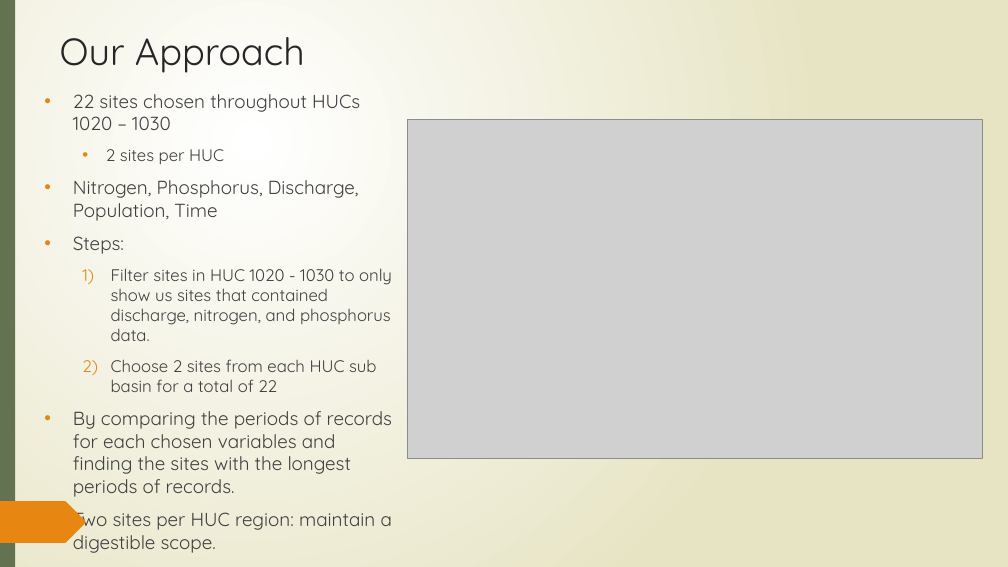
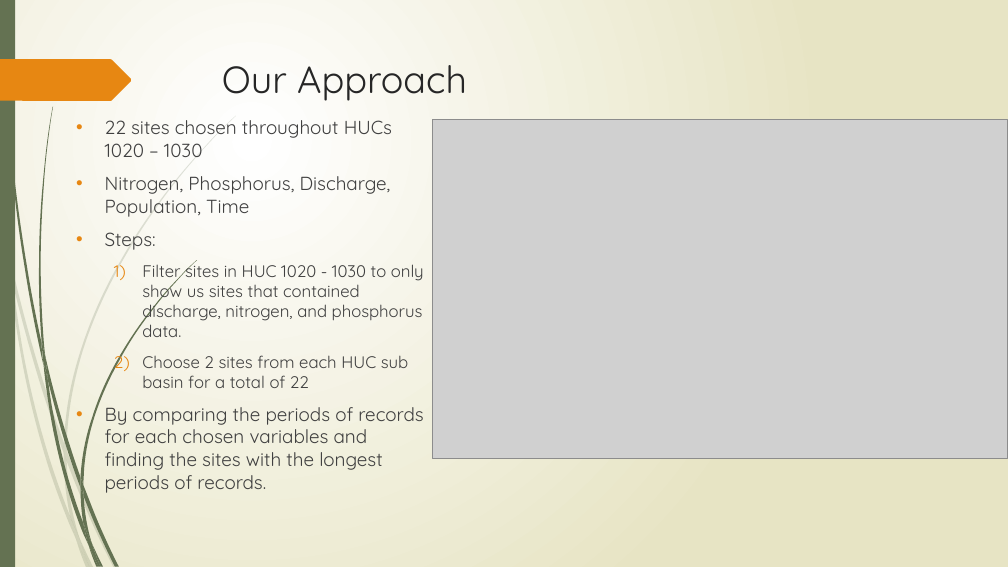
Before and after one commit to forkhala/Hydrologic_Data_Analysis_Final_Proj, a slide deck: slide 4 of TeamDocs/Examining the Hydrologic Properties of the Missouri River.pptx. Drawn at 1008x567 pixels with LibreOffice and Linux fonts; fonts in the diff are those of the drawing; grey boxes stand for pictures. Boxes give left, top, right and bottom in pixels: in the first picture for what was removed or moved away, otherwise in the second. Text is boxed around its words. In the diff, an @@ line names an element or a change of style, - is before the commit and + after.

```diff
--- a/TeamDocs/Examining the Hydrologic Properties of the Missouri River.pptx
+++ b/TeamDocs/Examining the Hydrologic Properties of the Missouri River.pptx
@@ rectangle removed at [0,0,1008,567] @@
@@ rectangle removed at [0,0,15,567] @@
@@ rectangle added at [0,0,15,567], fill #647252 @@
@@ text "Our Approach": place and size @@
-text "Our Approach" at [60,37,305,73]
+text "Our Approach" at [222,65,467,101]
@@ text "22 sites chosen throughout HUCs ...": place and size @@
-text "22 sites chosen throughout HUCs ..." at [73,94,392,532]
+text "22 sites chosen throughout HUCs ..." at [105,120,424,493]
@@ picture: place and size @@
-picture at [408,119,982,459]
+picture at [433,119,1007,459]
@@ text at [106,149,224,164]: paragraph removed @@
-  • 2 sites per HUC
@@ freeform shape removed at [0,501,86,543] @@
@@ text at [73,509,392,532]: paragraph removed @@
-• Two sites per HUC region: maintain a digestible scope.
```
Also in this commit, not shown: 5 other slides changed.
